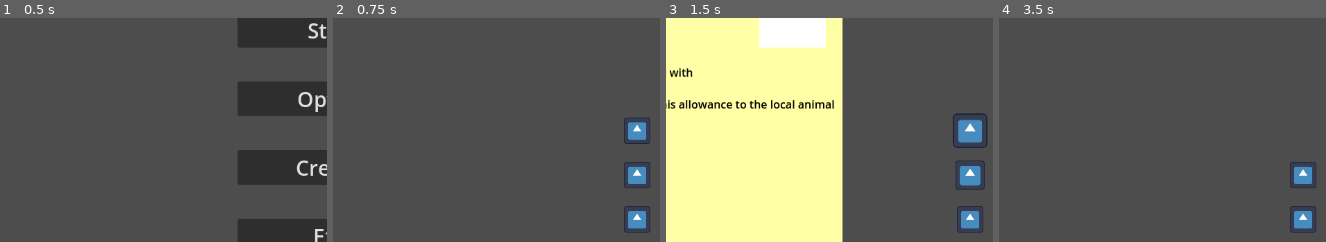
Above: before the commit, frames 1-4 (left to right).
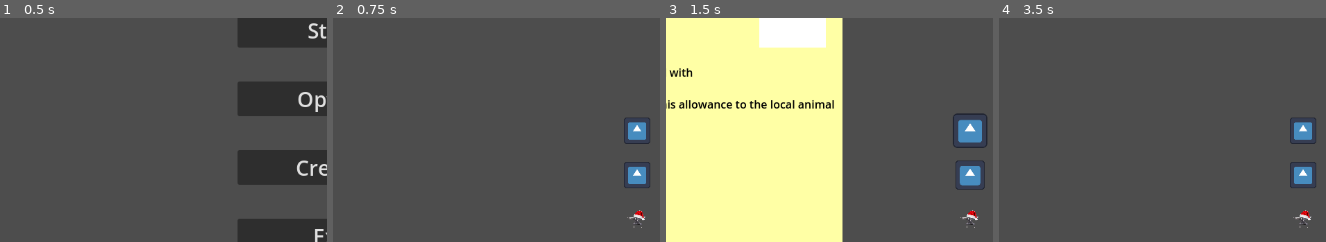
Above: after the commit, the same moments.

Repository: Zapzoop/chritmasgamejam
Game: Godot game, scene res://main_menu/mainmenu.tscn
Same seed, same stepped clock (60 frames per second), same inputs: the game is played once before the commit and once after it. The engine's default icon, where the game draws it, is replaced by a stand-in: a white triangle on a blue panel in a dark square.
Inputs (mouse positions are % of the whole screen's width and height, from its top left):
- Up to frame 1 (0.5 s): no input
- Up to frame 2 (0.75 s): click "Start" at 0.5 s
- Up to frame 3 (1.5 s): tap Enter at 1.25 s; drag from (54, 49) to (54, 79) at 1.27 s
- Up to frame 4 (3.5 s): click "Naughty" at 2 s; tap Space at 2.75 s; drag from (54, 49) to (54, 79) at 2.77 s
The pictures show only the part of the screen within x 8-58%, y 24-74%; the shares and areas given below are measured in that part.

Frame 1 is identical in both runs. In frame 2, 0.6% of the frame differs, in the area x 88-97%, y 83-96%; in frame 3, 0.6%; in frame 4, 1.1%, in the area x 88-97%, y 44-96%.

Commit message:
drag and drop fixed

Diff:
--- /dev/null
+++ b/character/anvil/anvil.tscn
@@ -0,0 +1,14 @@
+[gd_scene load_steps=3 format=3 uid="uid://bvp7aqf6crhy"]
+
+[ext_resource type="Texture2D" uid="uid://b26kru0dealmf" path="res://assets/characters/anvil.webp" id="1_xh2n2"]
+
+[sub_resource type="CircleShape2D" id="CircleShape2D_hnckx"]
+
+[node name="Anvil" type="CharacterBody2D"]
+
+[node name="Sprite2D" type="Sprite2D" parent="."]
+scale = Vector2(0.05, 0.05)
+texture = ExtResource("1_xh2n2")
+
+[node name="CollisionShape2D" type="CollisionShape2D" parent="."]
+shape = SubResource("CircleShape2D_hnckx")
--- a/child/child.gd
+++ b/character/child/child.gd
@@ -5,6 +5,10 @@
 var draggable = false
 var can_drag = false
 var can_show = false
+
+var body_ref
+var is_inside_dropable = false
+var initialPos : Vector2
 
 var verdictdone = false
 
@@ -15,7 +19,6 @@
 func _ready():
 	report.parent = self
 
-
 func _process(delta):
 	if Input.is_action_just_pressed("click") and !verdictdone and can_show:
 		report.visible = true
@@ -23,33 +26,18 @@
 	if can_drag:
 		if draggable:
 			if Input.is_action_just_pressed("click"):
+				initialPos = global_position
 				offset = get_global_mouse_position() - global_position
 				Global.is_dragging = true
 			if Input.is_action_pressed("click"):
 				global_position = get_global_mouse_position() - offset
 			elif Input.is_action_just_released("click"):
-				var final_location = get_global_mouse_position()
 				Global.is_dragging = false
 				var tween = get_tree().create_tween()
-				tween.tween_property(self,"position",final_location,0.2).set_ease(Tween.EASE_OUT)
-
-
-func _on_mouse_entered():
-	#if not Global.is_dragging:
-	#	draggable = true
-	#	var tween = get_tree().create_tween()
-	#	tween.tween_property($Sprite2D,"scale",Vector2(0.5,0.5),0.2).set_ease(Tween.EASE_IN)
-		#$Sprite2D.scale = Vector2(0.5,0.5)
-	pass
-
-
-func _on_mouse_exited():
-	#if not Global.is_dragging:
-	#	draggable = false
-	#	var tween = get_tree().create_tween()
-	#	tween.tween_property($Sprite2D,"scale",Vector2(0.2,0.2),0.2).set_ease(Tween.EASE_OUT)
-		#$Sprite2D.scale = Vector2(0.2,0.2) # Replace with function body.
-	pass
+				if is_inside_dropable:
+					tween.tween_property(self,"global_position",body_ref.position,0.2).set_ease(Tween.EASE_OUT)
+				else:
+					tween.tween_property(self,"global_position",initialPos,0.2).set_ease(Tween.EASE_OUT)
 
 
 func _on_area_2d_mouse_entered():
@@ -59,7 +47,6 @@
 		var tween = get_tree().create_tween()
 		tween.tween_property($Sprite2D,"scale",Vector2(0.5,0.5),0.2).set_ease(Tween.EASE_IN)
 
-
 func _on_area_2d_mouse_exited():
 	can_show = false
 	if not Global.is_dragging:
@@ -67,6 +54,15 @@
 		var tween = get_tree().create_tween()
 		tween.tween_property($Sprite2D,"scale",Vector2(0.3,0.3),0.2).set_ease(Tween.EASE_OUT)
 
+func _on_area_2d_body_entered(body:StaticBody2D):
+	if body.is_in_group("dropable"):
+		is_inside_dropable = true
+		body.modulate = Color(Color.DARK_GOLDENROD,1)
+		body_ref = body
 
-func _on_input_event(viewport, event, shape_idx):
-	pass
+
+func _on_area_2d_body_exited(body):
+	if body.is_in_group("dropable"):
+		is_inside_dropable = false
+		body.modulate = Color(Color.DARK_GOLDENROD,0.4)
+		body_ref = body
--- a/child/child.tscn
+++ b/character/child/child.tscn
@@ -1,8 +1,8 @@
 [gd_scene load_steps=7 format=3 uid="uid://dc75jg62m0dr3"]
 
-[ext_resource type="Script" path="res://child/child.gd" id="1_o16q4"]
-[ext_resource type="Texture2D" uid="uid://df8hb6mrpqwrh" path="res://icon.svg" id="2_heq2e"]
-[ext_resource type="PackedScene" uid="uid://df08ijrktdbk6" path="res://assets/scenes&scripts/child_file.tscn" id="3_a0p52"]
+[ext_resource type="Script" path="res://character/child/child.gd" id="1_hh13i"]
+[ext_resource type="Texture2D" uid="uid://df8hb6mrpqwrh" path="res://icon.svg" id="2_1ohv5"]
+[ext_resource type="PackedScene" uid="uid://df08ijrktdbk6" path="res://assets/scenes&scripts/child_file.tscn" id="3_few6r"]
 
 [sub_resource type="CircleShape2D" id="CircleShape2D_x8ghi"]
 radius = 24.0
@@ -146,7 +146,7 @@
 
 [node name="Child" type="CharacterBody2D"]
 input_pickable = true
-script = ExtResource("1_o16q4")
+script = ExtResource("1_hh13i")
 
 [node name="CollisionShape2D" type="CollisionShape2D" parent="."]
 shape = SubResource("CircleShape2D_x8ghi")
@@ -159,14 +159,15 @@
 [node name="Sprite2D" type="Sprite2D" parent="."]
 position = Vector2(0, 3.8147e-06)
 scale = Vector2(0.3, 0.3)
-texture = ExtResource("2_heq2e")
+texture = ExtResource("2_1ohv5")
 
-[node name="paper" parent="." instance=ExtResource("3_a0p52")]
+[node name="paper" parent="." instance=ExtResource("3_few6r")]
 visible = false
-metadata/local = SubResource("GDScript_10ky7")
+metadata/local = SubResource("GDScript_ybll1")
 
-[connection signal="input_event" from="." to="." method="_on_input_event"]
 [connection signal="mouse_entered" from="." to="." method="_on_mouse_entered"]
 [connection signal="mouse_exited" from="." to="." method="_on_mouse_exited"]
+[connection signal="body_entered" from="Area2D" to="." method="_on_area_2d_body_entered"]
+[connection signal="body_exited" from="Area2D" to="." method="_on_area_2d_body_exited"]
 [connection signal="mouse_entered" from="Area2D" to="." method="_on_area_2d_mouse_entered"]
 [connection signal="mouse_exited" from="Area2D" to="." method="_on_area_2d_mouse_exited"]
--- a/generator/generator.gd
+++ b/generator/generator.gd
@@ -118,7 +118,6 @@
 	self.visible = false
 	parent.can_drag = true
 
-
 func _on_nice_pressed():
 	parent.verdictdone = true
 	self.visible = false
--- a/mainlevel/level.gd
+++ b/mainlevel/level.gd
@@ -1,6 +1,7 @@
 extends Node2D
 
-var child = preload("res://child/child.tscn")
+var child = preload("res://character/child/child.tscn")
+var anvil = preload("res://character/anvil/anvil.tscn")
 @onready var pos1 = $Pos1
 @onready var pos2 = $Pos2
 @onready var pos3 = $Pos3
@@ -11,8 +12,12 @@
 	fill_pos()
 
 func fill_pos():
-	for i in range(self.get_child_count()-1): #reducing number of childern
+	for i in range(self.get_child_count()-3): #reducing number of childern
 		var pos = self.get_child(i+1) #adding appropiate index
+		if i == 2:
+			var child_ins = anvil.instantiate()
+			pos.add_child(child_ins)
+			continue
 		var child_ins = child.instantiate()
 		pos.add_child(child_ins)
 		var child_ins_file = child_ins.report
--- a/mainlevel/level.tscn
+++ b/mainlevel/level.tscn
@@ -1,6 +1,12 @@
-[gd_scene load_steps=2 format=3 uid="uid://vuqfwpbiwr2m"]
+[gd_scene load_steps=4 format=3 uid="uid://vuqfwpbiwr2m"]
 
 [ext_resource type="Script" path="res://mainlevel/level.gd" id="1_xguva"]
+
+[sub_resource type="RectangleShape2D" id="RectangleShape2D_41rdw"]
+size = Vector2(170, 154)
+
+[sub_resource type="RectangleShape2D" id="RectangleShape2D_2upqx"]
+size = Vector2(170, 146)
 
 [node name="Level" type="Node2D"]
 script = ExtResource("1_xguva")
@@ -21,3 +27,17 @@
 
 [node name="Pos5" type="Node2D" parent="."]
 position = Vector2(512, 576)
+
+[node name="presents" type="StaticBody2D" parent="." groups=["dropable"]]
+modulate = Color(0, 1, 0, 1)
+position = Vector2(1016, 272)
+
+[node name="CollisionShape2D" type="CollisionShape2D" parent="presents"]
+shape = SubResource("RectangleShape2D_41rdw")
+
+[node name="gullotine" type="StaticBody2D" parent="." groups=["dropable"]]
+modulate = Color(1, 0, 0, 1)
+position = Vector2(216, 264)
+
+[node name="CollisionShape2D" type="CollisionShape2D" parent="gullotine"]
+shape = SubResource("RectangleShape2D_2upqx")
Not shown: 1 places in character/child/child.tscn that only renumber resources
Renamed: child/childquality.gd -> character/child/childquality.gd
